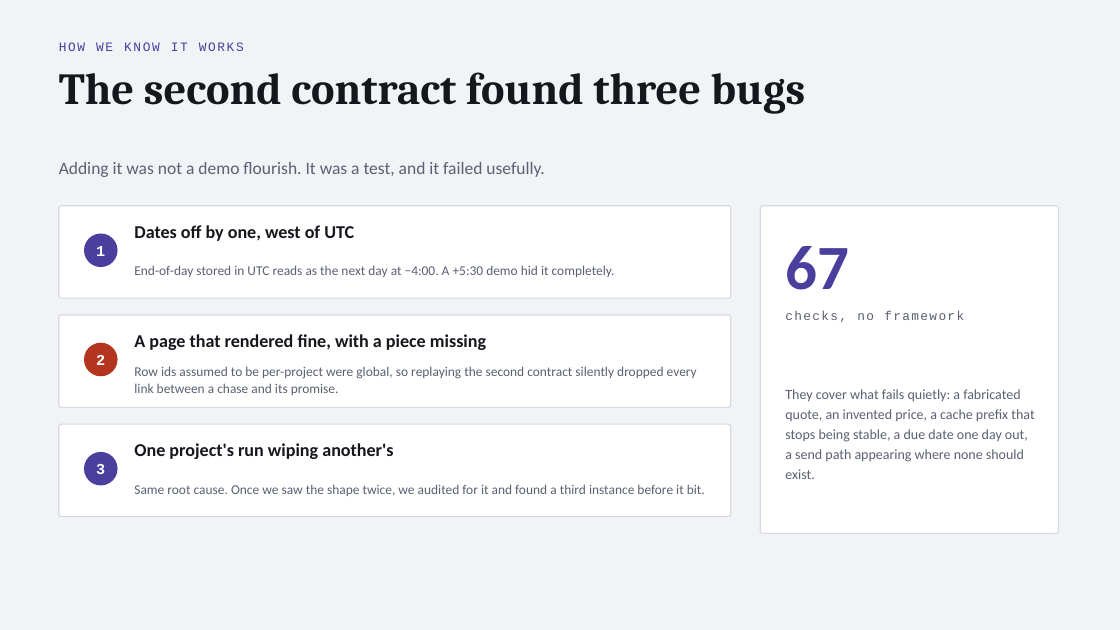
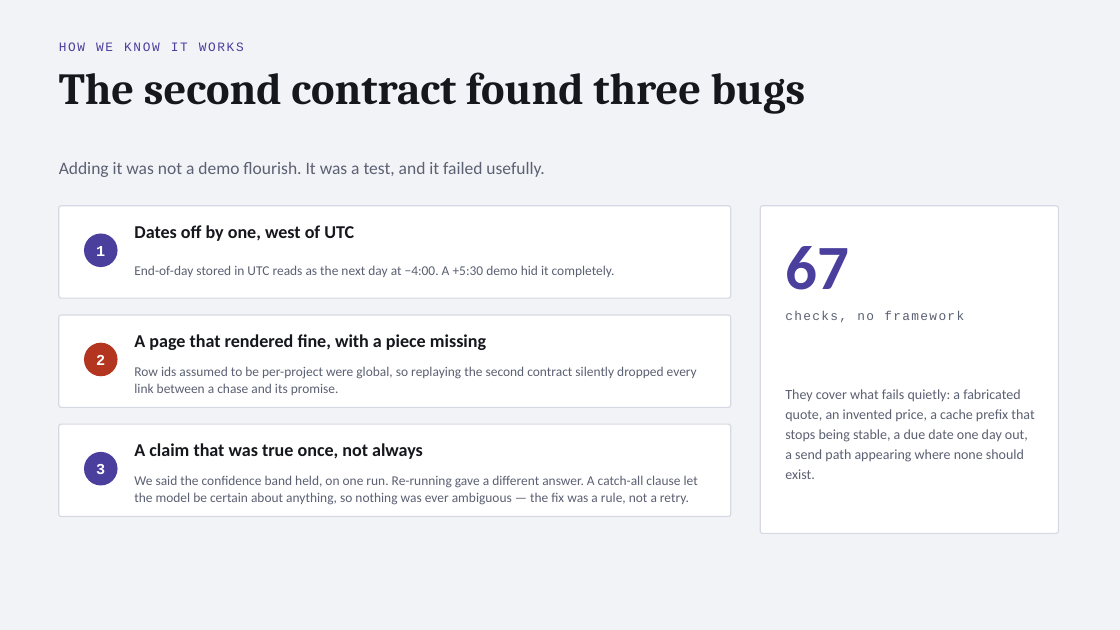
Before and after one commit to AMREESHAYS/chief-of-staff, a slide deck: slide 9 of deck/chief-of-staff.pptx. Drawn at 1120x630 pixels with LibreOffice and Linux fonts; fonts in the diff are those of the drawing. Boxes give left, top, right and bottom in pixels: in the first picture for what was removed or moved away, otherwise in the second. Text is boxed around its words. In the diff, an @@ line names an element or a change of style, - is before the commit and + after.

```diff
--- a/deck/chief-of-staff.pptx
+++ b/deck/chief-of-staff.pptx
@@ text at <box>134,443,423,459</box>: text changed @@
-One project's run wiping another's
+A claim that was true once, not always
@@ text at <box>134,475,698,505</box>: text changed @@
-Same root cause. Once we saw the shape twice, we audited for it and found a third instance before it bit.
+We said the confidence band held, on one run. Re-running gave a different answer. A catch-all clause let the model be certain about anything, so nothing was ever ambiguous — the fix was a rule, not a retry.
```
Also in this commit, not shown: 2 other slides changed, 2 other files.
